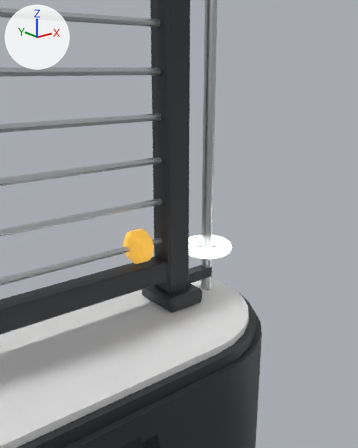
The glTF model objects/machines/gauge-abacus/object.gltf as it was, and as the next commit left it.
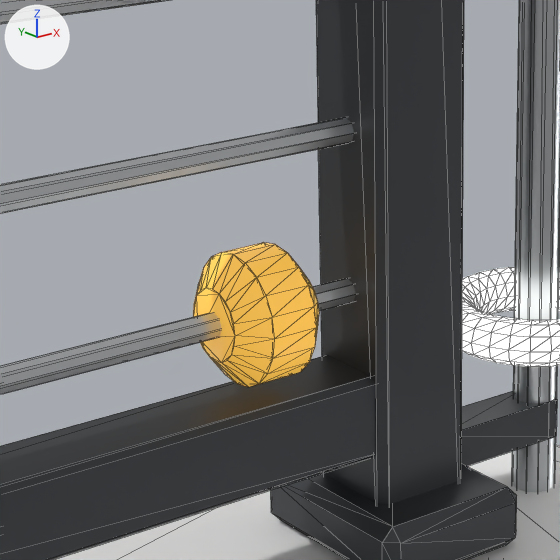
Old and new are each drawn from a 50 mm lens placed at (-0.143, -0.671, 0.744), pointed at (0.389, -0.007, 0.478) and again close up on the part from 21% to 59% of the width and 38% to 68% of the height. The lights are fixed; the arrows at upper left show +X, +Y and +Z. The first two pictures are the older version. The close-ups show mesh edges as thin lines. Where no turn or scale is listed for an object, it has been applied to the vertices.

Names of what the first close-up shows: 'average-ring', 'bead-pushed', 'body'.
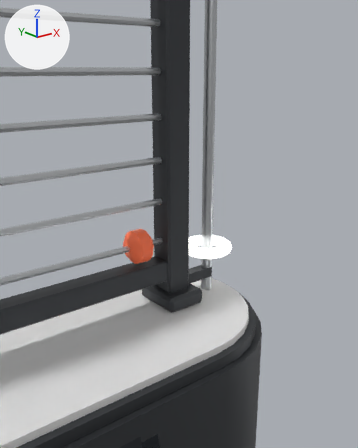
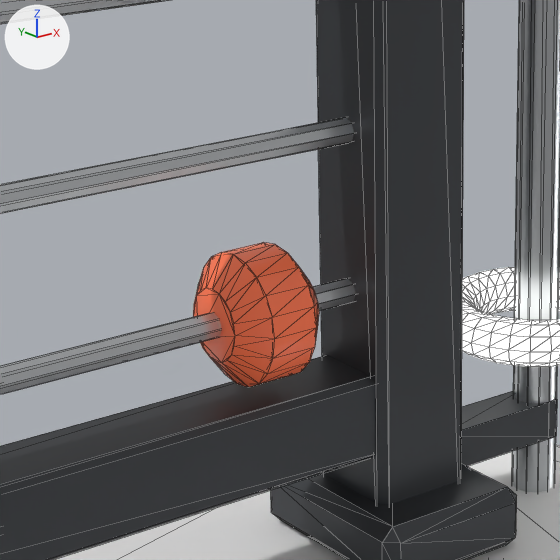
Where the change shows, as pixel boxes (x1, y1, x2, y2) in the close-ups (560 x 560 px):
'bead-pushed', recoloured (darker)
    both: (193, 242, 319, 387)

The change, as a diff of the scene's bpy script:
```diff
--- a/objects/machines/gauge-abacus/object.gltf.py
+++ b/objects/machines/gauge-abacus/object.gltf.py
@@ mat_fill @@
 mat_fill = principled_material('fill')
-mat_fill.base_color = (1.0, 0.55, 0.08)  # orange #ffc450
+mat_fill.base_color = (1.0, 0.182, 0.075)  # orange #ff764d
 mat_fill.roughness = 0.3
-mat_fill.emission_color = (0.45, 0.247, 0.036)  # orange #b38835
+mat_fill.emission_color = (0.08, 0.0146, 0.006)  # brown #502012
 mat_fill.emission_strength = 1.0
```
